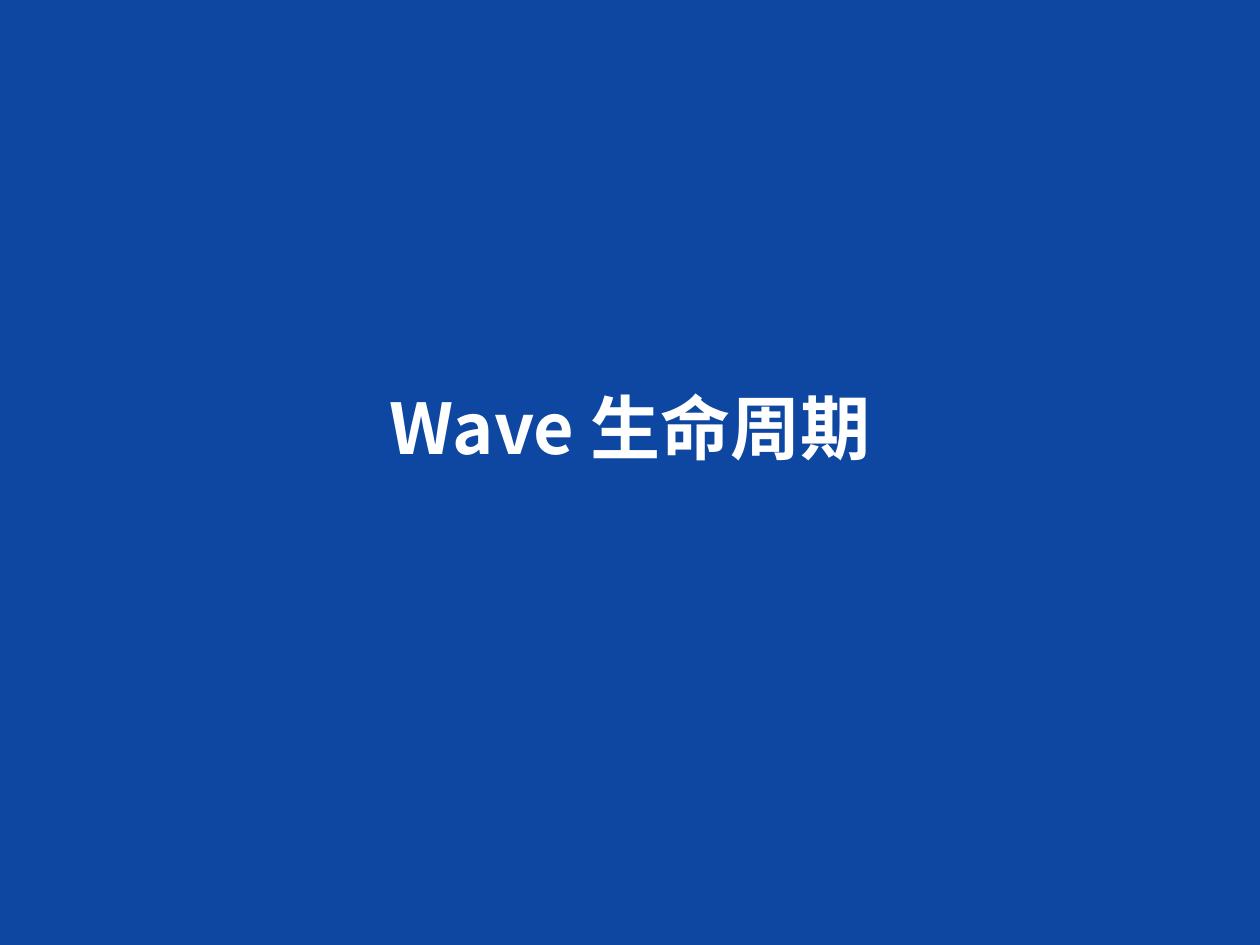
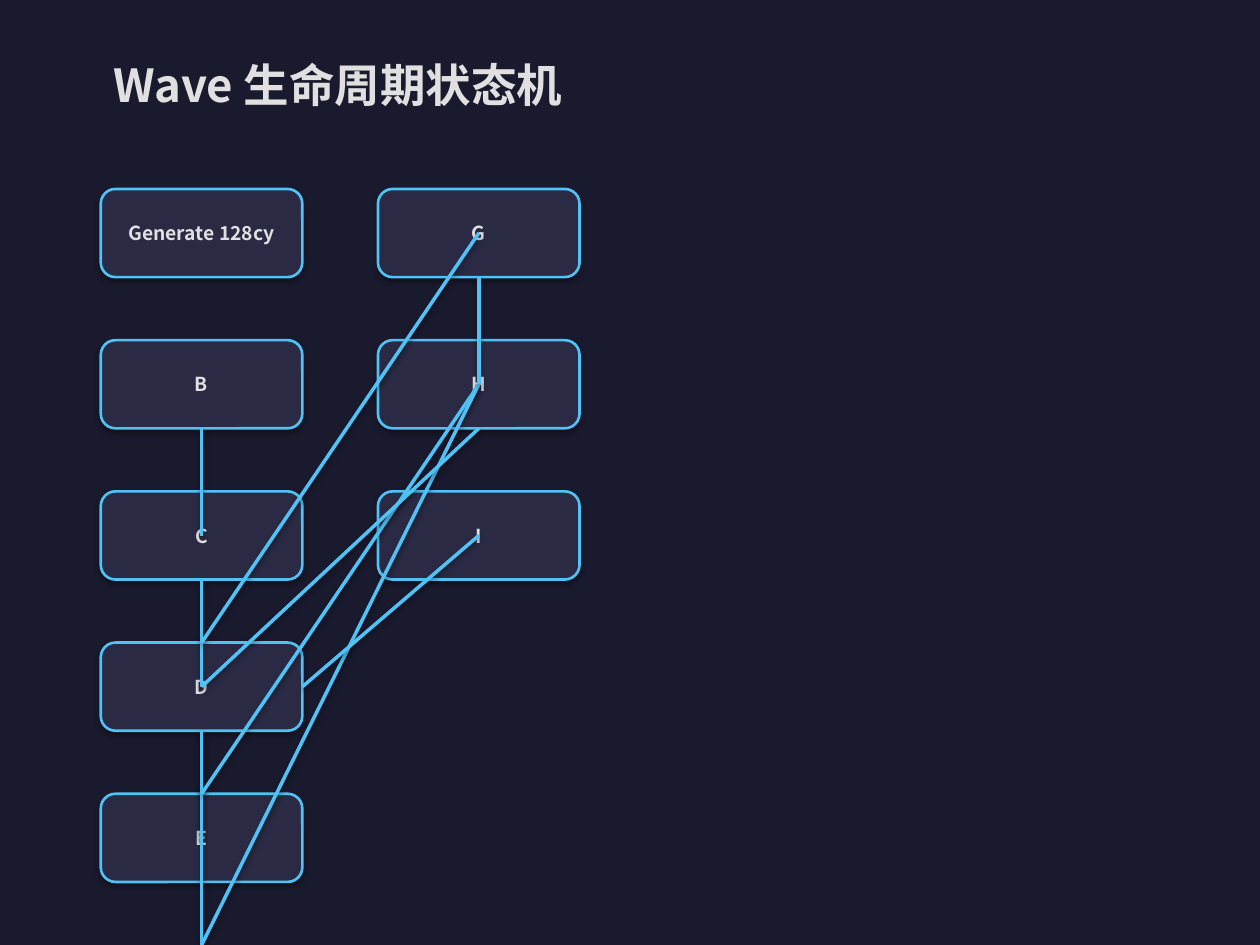
Before and after one commit to fire-emblem/gpu_model, a slide deck: slide 21 of docs/presentations/gpu_model_presentation.pptx (slide 25 before the commit). Drawn at 1260x945 pixels with LibreOffice and Linux fonts; fonts in the diff are those of the drawing. Boxes give left, top, right and bottom in pixels: in the first picture for what was removed or moved away, otherwise in the second. Text is boxed around its words. In the diff, an @@ line names an element or a change of style, - is before the commit and + after.

```diff
--- a/docs/presentations/gpu_model_presentation.pptx
+++ b/docs/presentations/gpu_model_presentation.pptx
@@ background #0D47A1 to #1A1A2E @@
@@ text at <box>113,63,563,106</box>: text changed; size 40 to 26 pt; text colour #FFFFFF to #E0E0E0 @@
-Wave 生命周期
+Wave 生命周期状态机
@@ rounded rectangle added at <box>101,189,302,277</box>, fill #2A2A45, outline #4FC3F7 1.5 pt, 11 pt, text #E0E0E0, bold @@
+Generate 128cy
@@ rounded rectangle added at <box>378,189,580,277</box>, fill #2A2A45, outline #4FC3F7 1.5 pt, 11 pt, text #E0E0E0, bold @@
+G
@@ line added from (202, 643) to (479, 233), #4FC3F7 2 pt @@
@@ line added from (479, 277) to (479, 384), #4FC3F7 2 pt @@
@@ rounded rectangle added at <box>101,340,302,428</box>, fill #2A2A45, outline #4FC3F7 1.5 pt, 11 pt, text #E0E0E0, bold @@
+B
@@ rounded rectangle added at <box>378,340,580,428</box>, fill #2A2A45, outline #4FC3F7 1.5 pt, 11 pt, text #E0E0E0, bold @@
+H
@@ line added from (202, 794) to (479, 384), #4FC3F7 2 pt @@
@@ line added from (202, 945) to (479, 384), #4FC3F7 2 pt @@
@@ line added from (202, 428) to (202, 536), #4FC3F7 2 pt @@
@@ line added from (479, 428) to (202, 687), #4FC3F7 2 pt @@
@@ rounded rectangle added at <box>101,491,302,580</box>, fill #2A2A45, outline #4FC3F7 1.5 pt, 11 pt, text #E0E0E0, bold @@
+C
@@ rounded rectangle added at <box>378,491,580,580</box>, fill #2A2A45, outline #4FC3F7 1.5 pt, 11 pt, text #E0E0E0, bold @@
+I
@@ line added from (302, 687) to (479, 536), #4FC3F7 2 pt @@
@@ line added from (202, 580) to (202, 687), #4FC3F7 2 pt @@
@@ rounded rectangle added at <box>101,643,302,731</box>, fill #2A2A45, outline #4FC3F7 1.5 pt, 11 pt, text #E0E0E0, bold @@
+D
@@ line added from (202, 731) to (202, 838), #4FC3F7 2 pt @@
@@ line added from (202, 731) to (202, 945), #4FC3F7 2 pt @@
@@ rounded rectangle added at <box>101,794,302,882</box>, fill #2A2A45, outline #4FC3F7 1.5 pt, 11 pt, text #E0E0E0, bold @@
+E
```
Also in this commit, not shown: 9 other slides changed, 19 slides added, 30 slides removed, 25 other files.
